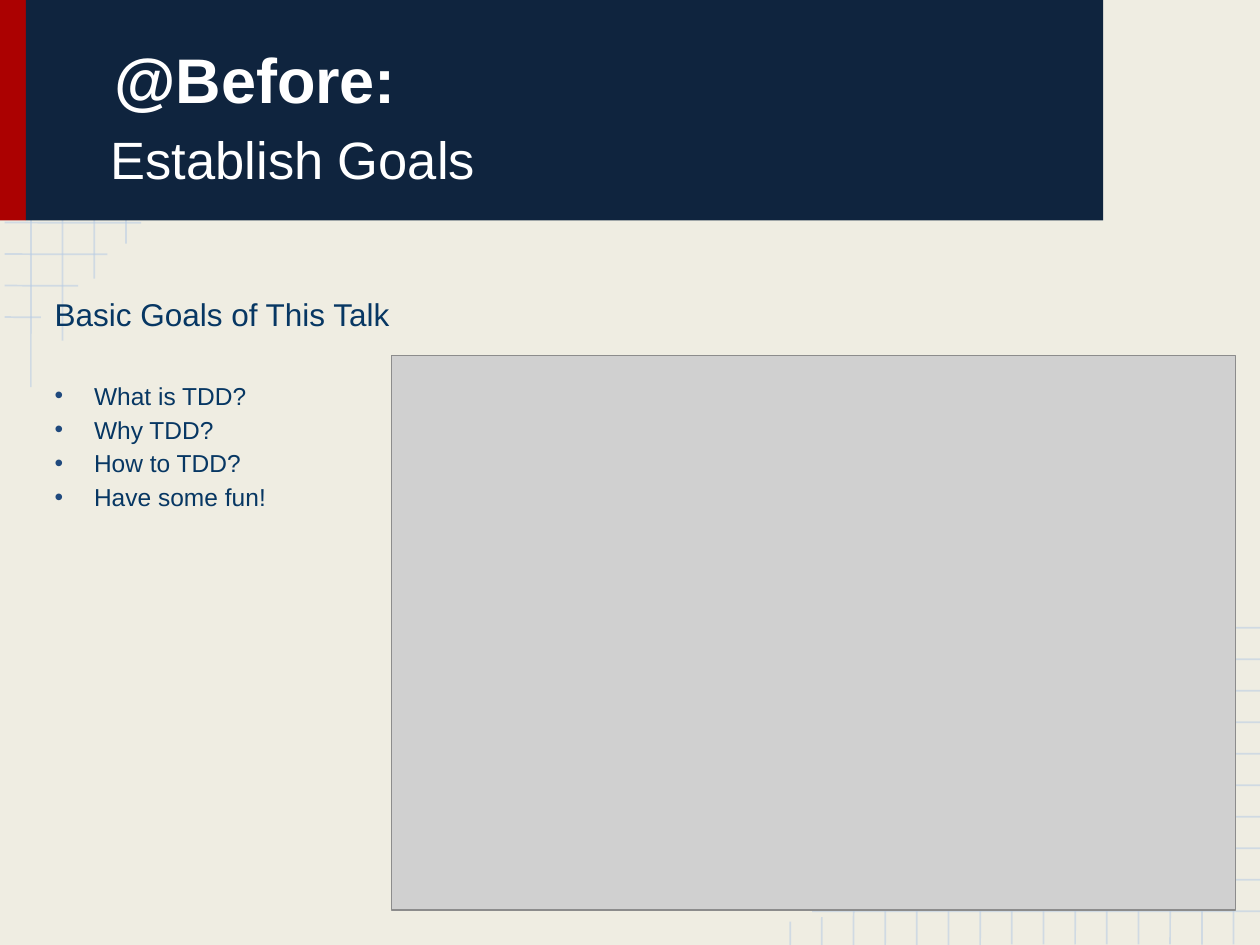
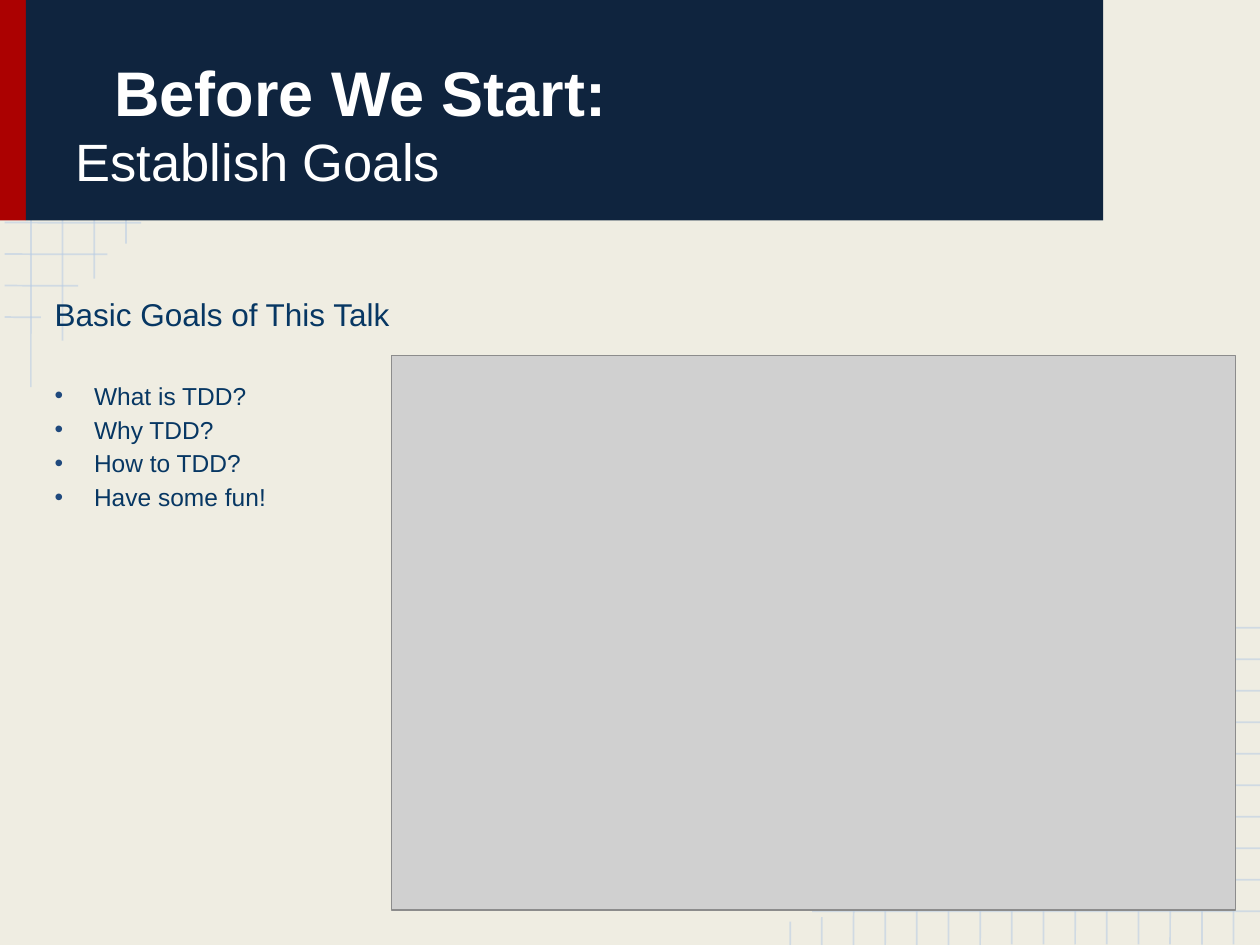
Before and after one commit to bink627/Agile-and-Beyond-TDD, a slide deck: slide 2 of Learning to Test Drive_ A Crash Course in Test Driven Development.pptx. Drawn at 1260x945 pixels with LibreOffice and Linux fonts; fonts in the diff are those of the drawing; grey boxes stand for pictures. Boxes give left, top, right and bottom in pixels: in the first picture for what was removed or moved away, otherwise in the second. Text is boxed around its words. In the diff, an @@ line names an element or a change of style, - is before the commit and + after.

```diff
--- a/Learning to Test Drive_ A Crash Course in Test Driven Development.pptx
+++ b/Learning to Test Drive_ A Crash Course in Test Driven Development.pptx
@@ title at (76,70,606,182): text changed; size 30 to 36 pt; bold on @@
-@Before:
-Establish Goals
+Before We Start:
+Establish Goals
```
Also in this commit, not shown: 17 other slides changed.
